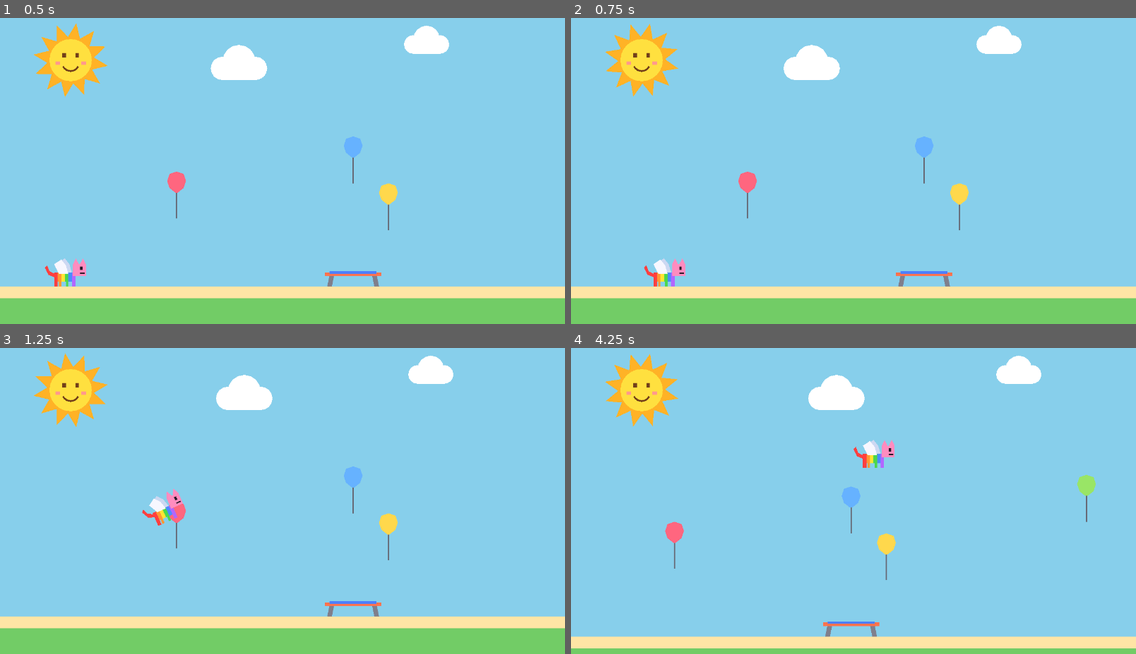
Above: before the commit, frames 1-4 (two rows, left to right).
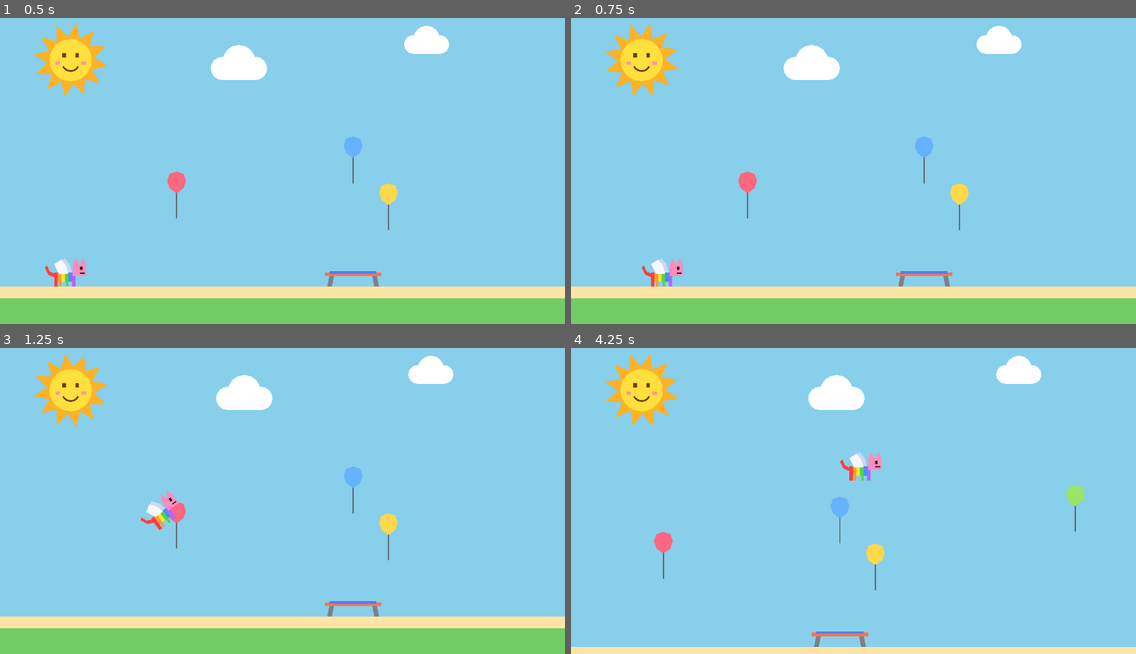
Above: after the commit, the same moments.

Repository: RangelReale/kid-catgame-ai
Game: Godot game, scene res://scenes/levels/level_16.tscn
The game is run twice, just before and just after one commit, with the same random seed, the same clock (stepped at 60 frames per second) and the same inputs. This scene is started directly instead of the project's main scene.
Inputs:
- Up to frame 1 (0.5 s): no input
- Up to frame 2 (0.75 s): hold Right (move_right) from 0.53 s (still down); hold = (go_to_next_level) from 0.53 s (still down)
- Up to frame 3 (1.25 s): keep holding Right (move_right); keep holding = (go_to_next_level); tap Space (jump) at 0.77, 1.07 s
- Up to frame 4 (4.25 s): release = (go_to_next_level) at 1.28 s; tap - (go_to_previous_level) at 1.35, 2.85 s; tap Space (jump) at 1.52, 1.82, 3.02, 3.32, 3.77, 4.07 s; release Right (move_right) at 2.03 s; hold Left (move_left) 2.03-2.78 s; hold = (go_to_next_level) 2.03-2.78 s; hold Right (move_right) from 2.78 s (still down); hold = (go_to_next_level) from 3.53 s (still down)

Frame 1 is identical in both runs. In frame 2, 0.3% of the frame differs, in the area x 12-21%, y 78-88%; in frame 3, 0.4%; in frame 4, 7.7%, in the area x 0-100%, y 29-100%.

Commit message:
Liga a interpolação de física para o gato não tremer ao andar
No navegador, os quadros da tela não batem com o passo de física, e o gato
parecia tremer. A interpolação suaviza o movimento. O sol, as nuvens e o
avião se movem a cada quadro e ficam sem interpolação. As câmeras passam a
rodar no passo de física.

Co-Authored-By: Claude Opus 5.5 <noreply@anthropic.com>
Claude-Session: https://claude.ai/code/session_01TCVZe9ftBv66bm9mkK475y

Diff:
--- a/project.godot
+++ b/project.godot
@@ -192,6 +192,10 @@
 ]
 }
 
+[physics]
+
+common/physics_interpolation=true
+
 [rendering]
 
 renderer/rendering_method="gl_compatibility"
--- a/scenes/airplane/airplane.tscn
+++ b/scenes/airplane/airplane.tscn
@@ -3,6 +3,7 @@
 [ext_resource type="Script" path="res://scenes/airplane/airplane.gd" id="1_airplane"]
 
 [node name="Airplane" type="Node2D"]
+physics_interpolation_mode = 2
 script = ExtResource("1_airplane")
 
 [node name="Visual" type="Node2D" parent="."]
--- a/scenes/cloud/cloud.tscn
+++ b/scenes/cloud/cloud.tscn
@@ -3,6 +3,7 @@
 [ext_resource type="Script" path="res://scenes/cloud/cloud.gd" id="1_cloud"]
 
 [node name="Cloud" type="Node2D"]
+physics_interpolation_mode = 2
 script = ExtResource("1_cloud")
 
 [node name="Visual" type="Node2D" parent="."]
--- a/scenes/levels/level_01.tscn
+++ b/scenes/levels/level_01.tscn
@@ -110,6 +110,7 @@
 position = Vector2(80, 238)
 
 [node name="Camera2D" type="Camera2D" parent="Player"]
+process_callback = 0
 limit_left = 0
 limit_right = 1920
 limit_bottom = 270
--- a/scenes/levels/level_02.tscn
+++ b/scenes/levels/level_02.tscn
@@ -142,6 +142,7 @@
 position = Vector2(80, 238)
 
 [node name="Camera2D" type="Camera2D" parent="Player"]
+process_callback = 0
 limit_left = 0
 limit_right = 1920
 limit_bottom = 270
--- a/scenes/levels/level_03.tscn
+++ b/scenes/levels/level_03.tscn
@@ -100,6 +100,7 @@
 position = Vector2(80, 238)
 
 [node name="Camera2D" type="Camera2D" parent="Player"]
+process_callback = 0
 limit_left = 0
 limit_right = 1920
 limit_bottom = 270
--- a/scenes/levels/level_04.tscn
+++ b/scenes/levels/level_04.tscn
@@ -178,6 +178,7 @@
 mermaid = true
 
 [node name="Camera2D" type="Camera2D" parent="Player"]
+process_callback = 0
 limit_left = 0
 limit_right = 1920
 limit_top = 0
--- a/scenes/levels/level_05.tscn
+++ b/scenes/levels/level_05.tscn
@@ -303,6 +303,7 @@
 position = Vector2(60, 238)
 
 [node name="Camera2D" type="Camera2D" parent="Player"]
+process_callback = 0
 limit_left = 0
 limit_right = 1920
 limit_bottom = 270
--- a/scenes/levels/level_06.tscn
+++ b/scenes/levels/level_06.tscn
@@ -249,6 +249,7 @@
 position = Vector2(90, 238)
 
 [node name="Camera2D" type="Camera2D" parent="Player"]
+process_callback = 0
 limit_left = 0
 limit_right = 1920
 limit_bottom = 270
--- a/scenes/levels/level_07.tscn
+++ b/scenes/levels/level_07.tscn
@@ -238,6 +238,7 @@
 position = Vector2(80, 238)
 
 [node name="Camera2D" type="Camera2D" parent="Player"]
+process_callback = 0
 limit_left = 0
 limit_right = 1440
 limit_bottom = 270
--- a/scenes/levels/level_08.tscn
+++ b/scenes/levels/level_08.tscn
@@ -168,6 +168,7 @@
 flying = true
 
 [node name="Camera2D" type="Camera2D" parent="Player"]
+process_callback = 0
 limit_left = 0
 limit_top = 0
 limit_right = 2400
--- a/scenes/levels/level_09.tscn
+++ b/scenes/levels/level_09.tscn
@@ -218,6 +218,7 @@
 position = Vector2(60, -754)
 
 [node name="Camera2D" type="Camera2D" parent="Player"]
+process_callback = 0
 limit_left = 0
 limit_top = -810
 limit_right = 480
--- a/scenes/levels/level_10.tscn
+++ b/scenes/levels/level_10.tscn
@@ -376,6 +376,7 @@
 position = Vector2(80, 238)
 
 [node name="Camera2D" type="Camera2D" parent="Player"]
+process_callback = 0
 limit_left = 0
 limit_right = 1980
 limit_bottom = 270
--- a/scenes/levels/level_11.tscn
+++ b/scenes/levels/level_11.tscn
@@ -80,6 +80,7 @@
 show_on_landing = NodePath("../FriendlyMan")
 
 [node name="Camera2D" type="Camera2D" parent="Airplane"]
+process_callback = 0
 ignore_rotation = true
 limit_left = 0
 limit_right = 3400
--- a/scenes/levels/level_12.tscn
+++ b/scenes/levels/level_12.tscn
@@ -207,6 +207,7 @@
 position = Vector2(60, 238)
 
 [node name="Camera2D" type="Camera2D" parent="Player"]
+process_callback = 0
 limit_left = 0
 limit_right = 960
 limit_bottom = 270
--- a/scenes/levels/level_13.tscn
+++ b/scenes/levels/level_13.tscn
@@ -119,6 +119,7 @@
 position = Vector2(60, 238)
 
 [node name="Camera2D" type="Camera2D" parent="Player"]
+process_callback = 0
 limit_left = 0
 limit_right = 960
 limit_bottom = 270
--- a/scenes/levels/level_14.tscn
+++ b/scenes/levels/level_14.tscn
@@ -124,6 +124,7 @@
 position = Vector2(60, 238)
 
 [node name="Camera2D" type="Camera2D" parent="Player"]
+process_callback = 0
 limit_left = 0
 limit_right = 960
 limit_bottom = 270
--- a/scenes/levels/level_15.tscn
+++ b/scenes/levels/level_15.tscn
@@ -214,6 +214,7 @@
 position = Vector2(60, 238)
 
 [node name="Camera2D" type="Camera2D" parent="Player"]
+process_callback = 0
 limit_left = 0
 limit_right = 1440
 limit_bottom = 270
--- a/scenes/levels/level_16.tscn
+++ b/scenes/levels/level_16.tscn
@@ -263,6 +263,7 @@
 position = Vector2(60, 238)
 
 [node name="Camera2D" type="Camera2D" parent="Player"]
+process_callback = 0
 limit_left = 0
 limit_right = 3220
 limit_bottom = 270
--- a/scenes/player/player.gd
+++ b/scenes/player/player.gd
@@ -98,6 +98,7 @@
 ## Puts the cat back at a spot in the level, standing still.
 func respawn(spot: Vector2) -> void:
 	global_position = spot
+	reset_physics_interpolation()
 	velocity = Vector2.ZERO
 	_flip_time = -1.0
 
--- a/scenes/sun/sun.tscn
+++ b/scenes/sun/sun.tscn
@@ -3,6 +3,7 @@
 [ext_resource type="Script" path="res://scenes/sun/sun.gd" id="1_sun"]
 
 [node name="Sun" type="Node2D"]
+physics_interpolation_mode = 2
 script = ExtResource("1_sun")
 
 [node name="Visual" type="Node2D" parent="."]
--- a/scenes/trampoline/trampoline.gd
+++ b/scenes/trampoline/trampoline.gd
@@ -12,4 +12,4 @@
 		if body is Player and body.velocity.y >= 0.0:
 			body.bounce(bounce_speed)
 			_mat.position.y = 3.0
-			create_tween().tween_property(_mat, "position:y", 0.0, 0.2)
+			create_tween().set_process_mode(Tween.TWEEN_PROCESS_PHYSICS).tween_property(_mat, "position:y", 0.0, 0.2)
